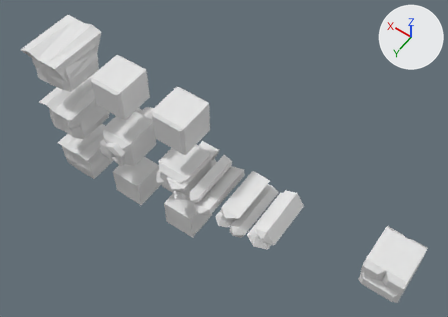
The Blender file dwarf.blend, before and after one commit.
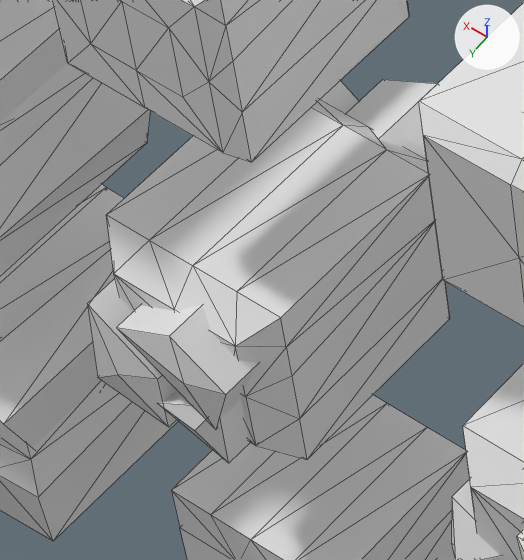
The first picture shows the older version from a camera (50 mm lens) standing at (-7.84, 7.77, 13.65) and looking at (-1.84, -0.63, 0.44). The close-ups show both versions on the part from 19% to 37% of the width and 30% to 57% of the height of that picture. Arrows for +X, +Y and +Z are at upper right; the lights stay in place. The close-ups show mesh edges as thin lines.

The first close-up shows 'coal', 'dirt', 'dirt.2', 'dirt.3', 'grass', 'grass.2', 'iron', 'stone.2', 'stone.3'.
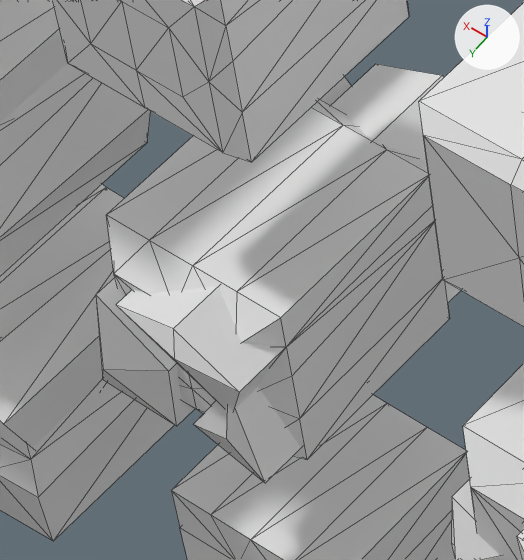
Patch to the scene script:
```diff
--- a/dwarf.blend.py
+++ b/dwarf.blend.py
@@ me_coal @@
 # used by ob_coal; location = (1.013, 0.0, 0.0)
-me_coal.from_pydata(...)  # 25 vertices, 25 faces; spans x -0.41..0.47, y -1.0..0.85, z -0.38..0.41
+me_coal.from_pydata(...)  # 25 vertices, 25 faces; spans x -0.5..0.47, y -1.0..0.87, z -0.49..0.49
+# me_coal part 1: 25 of 25 vertices moved; they spanned x -0.41..0.47, y -1.0..0.85, z -0.38..0.41 and now span x -0.5..0.47, y -1.0..0.87, z -0.49..0.49; mean shift (-0.04, -0.02, 0.02); largest move (0.09, 0.79, -0.23) -> (-0.02, 0.7, -0.38)
 me_coal.materials.append(mat_material)
```

Location of each change, (x1, y1, x2, y2) in pixels of the close-ups (524 x 560 px):
'coal', reshaped (9% taller): before (87, 79, 437, 463); after (96, 64, 461, 483)
